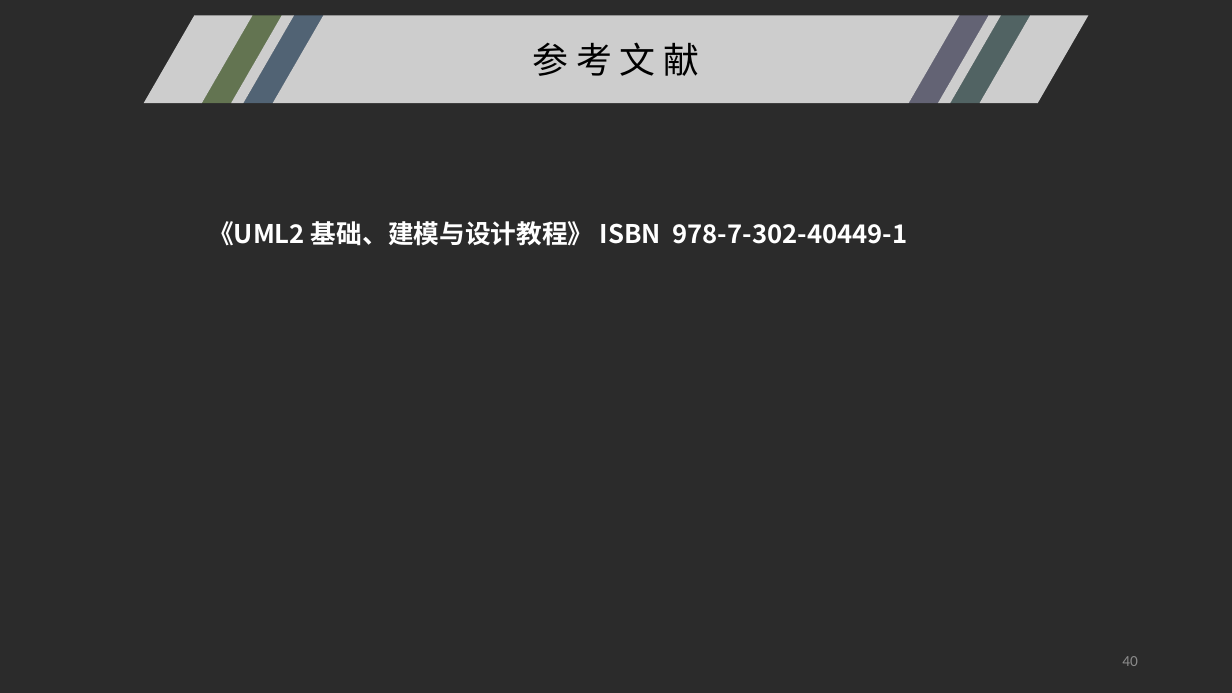
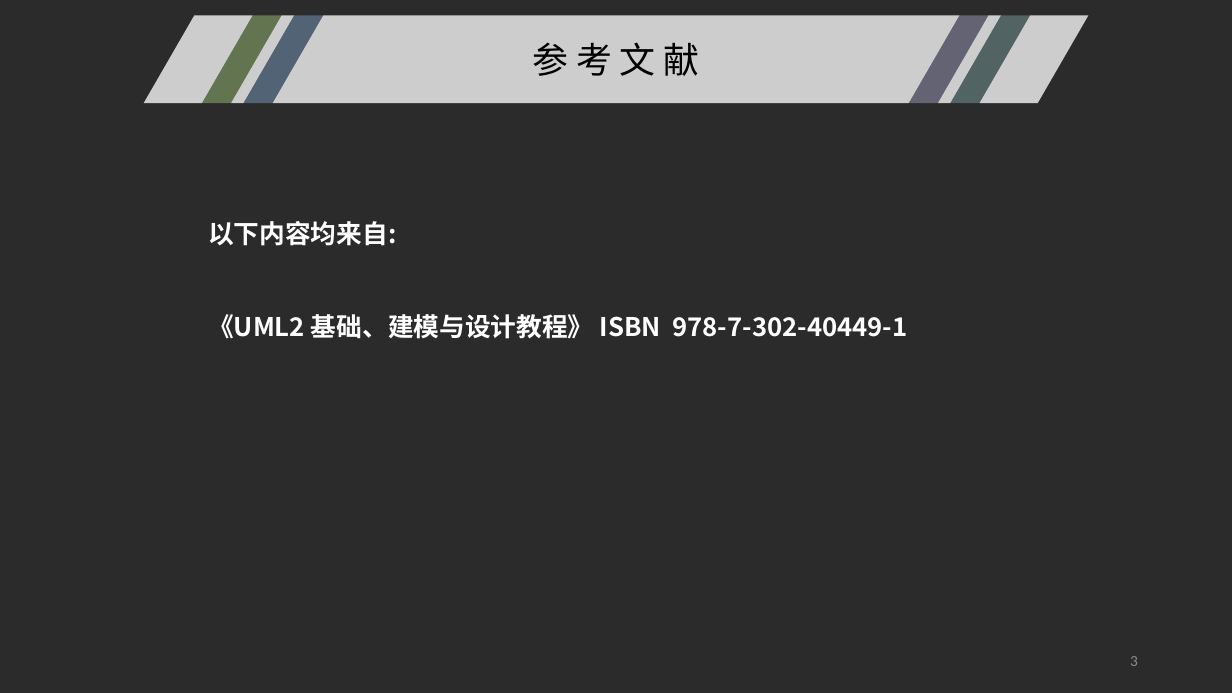
Before and after one commit to SoftwareRequirtmentsG02/Document, a slide deck: slide 3 of PPT/UML/UML基础I.pptx (slide 40 before the commit). Drawn at 1232x693 pixels with LibreOffice and Linux fonts; fonts in the diff are those of the drawing; background and template pictures are left out; a plain dark background stands for a picture behind light text. Boxes give left, top, right and bottom in pixels: in the first picture for what was removed or moved away, otherwise in the second. Text is boxed around its words. In the diff, an @@ line names an element or a change of style, - is before the commit and + after.

```diff
--- a/PPT/UML/UML基础I.pptx
+++ b/PPT/UML/UML基础I.pptx
@@ text at [208, 221, 396, 246]: paragraph added @@
+以下内容均来自:
@@ page number at [1130, 656, 1138, 666]: text changed @@
-40
+3
```
Also in this commit, not shown: 7 other slides changed.
